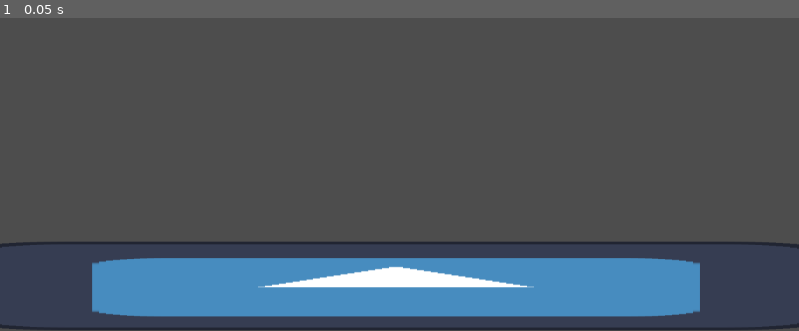
Above: before the commit, frame 1.
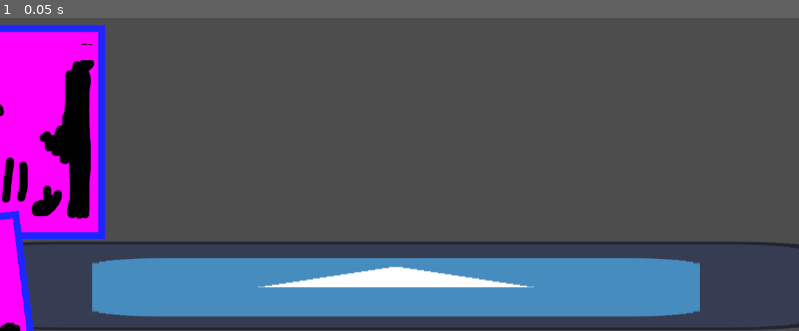
Above: after the commit, the same moment.

Repository: thecaptaincarrot/GMTK-2024-Game-Jam
Game: Godot game, scene res://Stages/test.tscn
The game is run twice, just before and just after one commit, with the same random seed, the same clock (stepped at 60 frames per second) and the same inputs. This scene is started directly instead of the project's main scene. The engine's default icon, where the game draws it, is replaced by a stand-in: a white triangle on a blue panel in a dark square.
Inputs:
- Up to frame 1 (0.05 s): no input

The runs differ from the first frame. In frame 1, 10% of the frame differs, in the area x 0-14%, y 2-100%.

Commit message:
Fear the dragon of placeholder textures

Diff:
--- a/Entities/Enemies/Dragon/Dragon.tscn
+++ b/Entities/Enemies/Dragon/Dragon.tscn
@@ -7,175 +7,31 @@
 [ext_resource type="Script" path="res://Classes/hurtbox_component.gd" id="4_pakg3"]
 [ext_resource type="Script" path="res://Entities/Enemies/Dragon/States/DeadState.gd" id="4_vppk3"]
 [ext_resource type="Script" path="res://Entities/Enemies/Dragon/BiteState.gd" id="5_vyu4a"]
-[ext_resource type="Texture2D" uid="uid://gxjrl6xw1jg5" path="res://icon.svg" id="7_7fdxh"]
+[ext_resource type="Texture2D" uid="uid://dy445ji2y2rai" path="res://Textures/dragon_atlas_guide.png" id="8_owwcf"]
 
 [sub_resource type="Animation" id="Animation_xnciy"]
 length = 0.001
 tracks/0/type = "value"
 tracks/0/imported = false
 tracks/0/enabled = true
-tracks/0/path = NodePath("IKTargets/headTarget:position")
-tracks/0/interp = 1
+tracks/0/path = NodePath("HitboxComponent/Stomper:disabled")
+tracks/0/interp = 0
 tracks/0/loop_wrap = true
 tracks/0/keys = {
-"times": PackedFloat32Array(0),
-"transitions": PackedFloat32Array(1),
-"update": 0,
-"values": [Vector2(-190, -271)]
-}
-tracks/1/type = "value"
-tracks/1/imported = false
-tracks/1/enabled = true
-tracks/1/path = NodePath("IKTargets/headTarget/headLookAt:position")
-tracks/1/interp = 1
-tracks/1/loop_wrap = true
-tracks/1/keys = {
-"times": PackedFloat32Array(0),
-"transitions": PackedFloat32Array(1),
-"update": 0,
-"values": [Vector2(0, 78)]
-}
-tracks/2/type = "value"
-tracks/2/imported = false
-tracks/2/enabled = true
-tracks/2/path = NodePath("IKTargets/footRTarget/footRLookAt:position")
-tracks/2/interp = 1
-tracks/2/loop_wrap = true
-tracks/2/keys = {
-"times": PackedFloat32Array(0),
-"transitions": PackedFloat32Array(1),
-"update": 0,
-"values": [Vector2(-205, 0)]
-}
-tracks/3/type = "value"
-tracks/3/imported = false
-tracks/3/enabled = true
-tracks/3/path = NodePath("IKTargets/footRTarget/footRLookAt:rotation")
-tracks/3/interp = 1
-tracks/3/loop_wrap = true
-tracks/3/keys = {
-"times": PackedFloat32Array(0),
-"transitions": PackedFloat32Array(1),
-"update": 0,
-"values": [0.0]
-}
-tracks/4/type = "value"
-tracks/4/imported = false
-tracks/4/enabled = true
-tracks/4/path = NodePath("IKTargets/footLTarget:position")
-tracks/4/interp = 1
-tracks/4/loop_wrap = true
-tracks/4/keys = {
-"times": PackedFloat32Array(0),
-"transitions": PackedFloat32Array(1),
-"update": 0,
-"values": [Vector2(-89, 15)]
-}
-tracks/5/type = "value"
-tracks/5/imported = false
-tracks/5/enabled = true
-tracks/5/path = NodePath("IKTargets/footLTarget:rotation")
-tracks/5/interp = 1
-tracks/5/loop_wrap = true
-tracks/5/keys = {
-"times": PackedFloat32Array(0),
-"transitions": PackedFloat32Array(1),
-"update": 0,
-"values": [0.0]
-}
-tracks/6/type = "value"
-tracks/6/imported = false
-tracks/6/enabled = true
-tracks/6/path = NodePath("IKTargets/footLTarget/footLLookAt:position")
-tracks/6/interp = 1
-tracks/6/loop_wrap = true
-tracks/6/keys = {
-"times": PackedFloat32Array(0),
-"transitions": PackedFloat32Array(1),
-"update": 0,
-"values": [Vector2(-187, 9)]
-}
-tracks/7/type = "value"
-tracks/7/imported = false
-tracks/7/enabled = true
-tracks/7/path = NodePath("IKTargets/footLTarget/footLLookAt:rotation")
-tracks/7/interp = 1
-tracks/7/loop_wrap = true
-tracks/7/keys = {
-"times": PackedFloat32Array(0),
-"transitions": PackedFloat32Array(1),
-"update": 0,
-"values": [0.0]
-}
-tracks/8/type = "value"
-tracks/8/imported = false
-tracks/8/enabled = true
-tracks/8/path = NodePath("IKTargets/footRTarget:position")
-tracks/8/interp = 1
-tracks/8/loop_wrap = true
-tracks/8/keys = {
-"times": PackedFloat32Array(0),
-"transitions": PackedFloat32Array(1),
-"update": 0,
-"values": [Vector2(-56, 17)]
-}
-tracks/9/type = "value"
-tracks/9/imported = false
-tracks/9/enabled = true
-tracks/9/path = NodePath("IKTargets/footRTarget:rotation")
-tracks/9/interp = 1
-tracks/9/loop_wrap = true
-tracks/9/keys = {
-"times": PackedFloat32Array(0),
-"transitions": PackedFloat32Array(1),
-"update": 0,
-"values": [0.0]
-}
-tracks/10/type = "value"
-tracks/10/imported = false
-tracks/10/enabled = true
-tracks/10/path = NodePath("HitboxComponent/Stomper:disabled")
-tracks/10/interp = 0
-tracks/10/loop_wrap = true
-tracks/10/keys = {
 "times": PackedFloat32Array(0),
 "transitions": PackedFloat32Array(1),
 "update": 1,
 "values": [true]
 }
-tracks/11/type = "value"
-tracks/11/imported = false
-tracks/11/enabled = true
-tracks/11/path = NodePath("IKTargets/headTarget/headLookAt:rotation")
-tracks/11/interp = 1
-tracks/11/loop_wrap = true
-tracks/11/keys = {
-"times": PackedFloat32Array(0),
-"transitions": PackedFloat32Array(1),
-"update": 0,
-"values": [0.0]
-}
-tracks/12/type = "value"
-tracks/12/imported = false
-tracks/12/enabled = true
-tracks/12/path = NodePath("IKTargets/headTarget:rotation")
-tracks/12/interp = 1
-tracks/12/loop_wrap = true
-tracks/12/keys = {
-"times": PackedFloat32Array(0),
-"transitions": PackedFloat32Array(1),
-"update": 0,
-"values": [0.0]
-}
+
+[sub_resource type="Animation" id="Animation_vu1bn"]
+resource_name = "bite"
 
 [sub_resource type="Animation" id="Animation_4x5e8"]
 resource_name = "universal_idle"
 
 [sub_resource type="Animation" id="Animation_vo41p"]
 resource_name = "universal_stomp"
-
-[sub_resource type="Animation" id="Animation_vu1bn"]
-resource_name = "bite"
 
 [sub_resource type="AnimationLibrary" id="AnimationLibrary_fhkft"]
 _data = {
@@ -298,7 +154,7 @@
 }
 
 [node name="Stomper" type="CollisionShape2D" parent="Beast/HitboxComponent" index="0"]
-position = Vector2(-146.926, 17.7879)
+position = Vector2(-407.924, 690.788)
 rotation = 2.88471
 scale = Vector2(0.999931, 0.999931)
 shape = SubResource("CircleShape2D_krs6l")
@@ -320,10 +176,11 @@
 rest = Transform2D(1, 0, 0, 1, 0, -131)
 
 [node name="RemoteTransform2D" type="RemoteTransform2D" parent="Beast/SkeletonComponent/body1"]
+position = Vector2(-92, 54)
 remote_path = NodePath("../../../Sprites/body1")
 
 [node name="body2" type="Bone2D" parent="Beast/SkeletonComponent/body1"]
-position = Vector2(-86, -20)
+position = Vector2(-336, -136)
 rotation = 0.385832
 rest = Transform2D(0.926486, 0.37633, -0.37633, 0.926486, -86, -20)
 
@@ -331,66 +188,77 @@
 remote_path = NodePath("../../../../Sprites/body2")
 
 [node name="neck1" type="Bone2D" parent="Beast/SkeletonComponent/body1/body2"]
-position = Vector2(-57.001, -34.001)
+position = Vector2(-83.6652, -123.601)
 rotation = -1.22814
 scale = Vector2(0.999996, 0.999996)
 rest = Transform2D(0.335989, -0.941862, 0.941862, 0.335989, -57.001, -34.001)
 
 [node name="RemoteTransform2D" type="RemoteTransform2D" parent="Beast/SkeletonComponent/body1/body2/neck1"]
+position = Vector2(99.4842, -92.7803)
+rotation = 0.730362
 remote_path = NodePath("../../../../../Sprites/neck1")
 
 [node name="neck2" type="Bone2D" parent="Beast/SkeletonComponent/body1/body2/neck1"]
-position = Vector2(63.2159, -14.8364)
+position = Vector2(219.781, -202.789)
 rotation = 1.38963
 scale = Vector2(0.999998, 0.999998)
 rest = Transform2D(0.180177, 0.983632, -0.983632, 0.180177, 63.2159, -14.8364)
 
 [node name="RemoteTransform2D" type="RemoteTransform2D" parent="Beast/SkeletonComponent/body1/body2/neck1/neck2"]
+position = Vector2(-83.8487, -47.2706)
+rotation = -1.03619
 remote_path = NodePath("../../../../../../Sprites/neck2")
 
 [node name="neck3" type="Bone2D" parent="Beast/SkeletonComponent/body1/body2/neck1/neck2"]
-position = Vector2(-47.8745, -3.61382)
-rotation = -0.0577674
+position = Vector2(-210.037, -165.938)
+rotation = 0.329474
 scale = Vector2(0.999994, 0.999994)
 rest = Transform2D(0.998326, -0.0577349, 0.0577349, 0.998326, -47.8745, -3.61382)
 
 [node name="RemoteTransform2D" type="RemoteTransform2D" parent="Beast/SkeletonComponent/body1/body2/neck1/neck2/neck3"]
+position = Vector2(-90.6781, 74.3761)
+rotation = -1.9501
 remote_path = NodePath("../../../../../../../Sprites/neck3")
 
 [node name="head" type="Bone2D" parent="Beast/SkeletonComponent/body1/body2/neck1/neck2/neck3"]
-position = Vector2(-35.3667, 33.5746)
-rotation = -2.37668
-scale = Vector2(0.999988, 0.999988)
+position = Vector2(-252.366, 170.724)
+rotation = 3.01214
+scale = Vector2(1.00001, 1.00001)
 rest = Transform2D(0.638678, -0.769496, 0.769496, 0.638678, -35.3667, 33.5746)
 metadata/_local_pose_override_enabled_ = true
 
 [node name="RemoteTransform2D" type="RemoteTransform2D" parent="Beast/SkeletonComponent/body1/body2/neck1/neck2/neck3/head"]
+rotation = 2.06162
 remote_path = NodePath("../../../../../../../../Sprites/head")
 
 [node name="legR" type="Bone2D" parent="Beast/SkeletonComponent/body1"]
-position = Vector2(-61, 23)
-rotation = -0.299184
-scale = Vector2(0.999925, 0.999925)
+position = Vector2(-55, 194)
+rotation = -1.53502
+scale = Vector2(0.999924, 0.999924)
 rest = Transform2D(0.933707, -0.357815, 0.357815, 0.933707, -61, 23)
 metadata/_local_pose_override_enabled_ = true
 
 [node name="RemoteTransform2D" type="RemoteTransform2D" parent="Beast/SkeletonComponent/body1/legR"]
+position = Vector2(-168.764, 24.2467)
+rotation = 1.41198
 remote_path = NodePath("../../../../Sprites/legR")
 
 [node name="shinR" type="Bone2D" parent="Beast/SkeletonComponent/body1/legR"]
-position = Vector2(31.6396, 50.2908)
-rotation = -0.128844
-scale = Vector2(0.999981, 0.999981)
+position = Vector2(-332.615, 51.6336)
+rotation = 1.33734
+scale = Vector2(0.99998, 0.99998)
 rest = Transform2D(0.975094, 0.221569, -0.221569, 0.975094, 31.6394, 50.2907)
 metadata/_local_pose_override_enabled_ = true
 
 [node name="RemoteTransform2D" type="RemoteTransform2D" parent="Beast/SkeletonComponent/body1/legR/shinR"]
+position = Vector2(-94.0576, 100.861)
+rotation = 0.714604
 remote_path = NodePath("../../../../../Sprites/shinR")
 
 [node name="footR" type="Bone2D" parent="Beast/SkeletonComponent/body1/legR/shinR"]
-position = Vector2(-54.807, 82.4286)
-rotation = -2.70057
-scale = Vector2(0.999993, 0.999993)
+position = Vector2(-263.467, 303.113)
+rotation = -2.9432
+scale = Vector2(0.999992, 0.999992)
 rest = Transform2D(-0.989867, -0.142042, 0.142042, -0.989867, -54.8059, 82.4268)
 auto_calculate_length_and_angle = false
 length = 100.0
@@ -398,32 +266,38 @@
 metadata/_local_pose_override_enabled_ = true
 
 [node name="RemoteTransform2D" type="RemoteTransform2D" parent="Beast/SkeletonComponent/body1/legR/shinR/footR"]
+position = Vector2(44.3551, -1.41482)
+rotation = 3.14159
 remote_path = NodePath("../../../../../../Sprites/footR")
 
 [node name="legL" type="Bone2D" parent="Beast/SkeletonComponent/body1"]
-position = Vector2(-57, 32)
-rotation = -0.813743
-scale = Vector2(0.999926, 0.999926)
+position = Vector2(-98, 228)
+rotation = -1.1607
+scale = Vector2(0.999913, 0.999913)
 rest = Transform2D(0.733125, -0.679983, 0.679983, 0.733125, -57, 32)
 metadata/_local_pose_override_enabled_ = true
 
 [node name="RemoteTransform2D" type="RemoteTransform2D" parent="Beast/SkeletonComponent/body1/legL"]
+position = Vector2(-144.123, 1.93186)
+rotation = 1.57079
 remote_path = NodePath("../../../../Sprites/legL")
 
 [node name="shinL" type="Bone2D" parent="Beast/SkeletonComponent/body1/legL"]
-position = Vector2(-11.5829, 58.5507)
-rotation = 0.703361
-scale = Vector2(0.999986, 0.999986)
+position = Vector2(-296.5, 50.7584)
+rotation = 1.25927
+scale = Vector2(0.999967, 0.999967)
 rest = Transform2D(0.640265, 0.768116, -0.768116, 0.640265, -11.5827, 58.5506)
 metadata/_local_pose_override_enabled_ = true
 
 [node name="RemoteTransform2D" type="RemoteTransform2D" parent="Beast/SkeletonComponent/body1/legL/shinL"]
+position = Vector2(-79.9006, 156.759)
+rotation = 0.390744
 remote_path = NodePath("../../../../../Sprites/shinL")
 
 [node name="footL" type="Bone2D" parent="Beast/SkeletonComponent/body1/legL/shinL"]
-position = Vector2(-54.7352, 70.7807)
-rotation = -3.03121
-scale = Vector2(0.999966, 0.999966)
+position = Vector2(-170.002, 357.064)
+rotation = -3.05413
+scale = Vector2(0.999963, 0.999963)
 rest = Transform2D(-0.984491, 0.175296, -0.175296, -0.984491, -54.7337, 70.779)
 auto_calculate_length_and_angle = false
 length = 100.0
@@ -431,6 +305,8 @@
 metadata/_local_pose_override_enabled_ = true
 
 [node name="RemoteTransform2D" type="RemoteTransform2D" parent="Beast/SkeletonComponent/body1/legL/shinL/footL"]
+position = Vector2(46.5985, -6.49068)
+rotation = -3.14159
 remote_path = NodePath("../../../../../../Sprites/footL")
 
 [node name="HitboxTransform" type="RemoteTransform2D" parent="Beast/SkeletonComponent/body1/legL/shinL/footL"]
@@ -440,95 +316,115 @@
 update_rotation = false
 update_scale = false
 
-[node name="Sprites" parent="Beast" index="5"]
-visible = false
-
 [node name="body1" type="Sprite2D" parent="Beast/Sprites" index="0"]
-position = Vector2(0, -131)
-texture = ExtResource("7_7fdxh")
+position = Vector2(-92, -77)
+texture = ExtResource("8_owwcf")
+region_enabled = true
+region_rect = Rect2(526, 29, 484, 310)
 
 [node name="body2" type="Sprite2D" parent="Beast/Sprites" index="1"]
-position = Vector2(-86, -151)
+position = Vector2(-336, -267)
 rotation = 0.385832
-texture = ExtResource("7_7fdxh")
+texture = ExtResource("8_owwcf")
+region_enabled = true
+region_rect = Rect2(640, 341, 256, 257)
 
 [node name="neck1" type="Sprite2D" parent="Beast/Sprites" index="2"]
-position = Vector2(-126.015, -203.953)
-rotation = -0.842308
+position = Vector2(-370, -549)
+rotation = -0.111946
 scale = Vector2(0.999996, 0.999996)
-texture = ExtResource("7_7fdxh")
+texture = ExtResource("8_owwcf")
+region_enabled = true
+region_rect = Rect2(341, 682, 171, 342)
 
 [node name="neck2" type="Sprite2D" parent="Beast/Sprites" index="3"]
-position = Vector2(-95.0003, -261)
-rotation = 0.547322
+position = Vector2(-419, -796)
+rotation = -0.488866
 scale = Vector2(0.999994, 0.999994)
-texture = ExtResource("7_7fdxh")
+texture = ExtResource("8_owwcf")
+region_enabled = true
+region_rect = Rect2(341, 384, 171, 256)
 
 [node name="neck3" type="Sprite2D" parent="Beast/Sprites" index="4"]
-position = Vector2(-134, -289)
-rotation = 0.489555
+position = Vector2(-580.17, -985.132)
+rotation = -1.07331
 scale = Vector2(0.999988, 0.999988)
-texture = ExtResource("7_7fdxh")
+texture = ExtResource("8_owwcf")
+region_enabled = true
+region_rect = Rect2(341, 26, 171, 316)
 
 [node name="head" type="Sprite2D" parent="Beast/Sprites" index="5"]
-position = Vector2(-181, -276)
-rotation = -0.388477
-scale = Vector2(1.00001, 1.00001)
-texture = ExtResource("7_7fdxh")
+position = Vector2(-757.649, -1047.79)
+rotation = -0.870726
+scale = Vector2(1.00002, 1.00002)
+texture = ExtResource("8_owwcf")
+region_enabled = true
+region_rect = Rect2(765, 607, 259, 208)
 
 [node name="legL" type="Sprite2D" parent="Beast/Sprites" index="6"]
-position = Vector2(-57, -99)
-rotation = -0.747809
-scale = Vector2(0.999925, 0.999925)
-texture = ExtResource("7_7fdxh")
+position = Vector2(-112.756, 240.366)
+rotation = 0.115958
+scale = Vector2(0.999913, 0.999913)
+texture = ExtResource("8_owwcf")
+region_enabled = true
+region_rect = Rect2(85, 26, 171, 375)
 
 [node name="shinL" type="Sprite2D" parent="Beast/Sprites" index="7"]
-position = Vector2(-25.6782, -48.199)
-rotation = 0.12812
-scale = Vector2(0.999896, 0.999896)
-texture = ExtResource("7_7fdxh")
+position = Vector2(-204.626, 523.395)
+rotation = 0.691479
+scale = Vector2(0.99988, 0.99988)
+texture = ExtResource("8_owwcf")
+region_enabled = true
+region_rect = Rect2(85, 426, 171, 319)
 
 [node name="footL" type="Sprite2D" parent="Beast/Sprites" index="8"]
-position = Vector2(-89, 15)
-rotation = 3.0935
-scale = Vector2(0.999871, 0.999871)
-texture = ExtResource("7_7fdxh")
+position = Vector2(-396.226, 696.722)
+rotation = -0.0480863
+scale = Vector2(0.999852, 0.999852)
+texture = ExtResource("8_owwcf")
+region_enabled = true
+region_rect = Rect2(42, 768, 257, 256)
 
 [node name="legR" type="Sprite2D" parent="Beast/Sprites" index="9"]
-position = Vector2(-61, -108)
-rotation = -0.365957
-scale = Vector2(0.99992, 0.99992)
-texture = ExtResource("7_7fdxh")
+position = Vector2(-36.665, 232.496)
+rotation = -0.123872
+scale = Vector2(0.999926, 0.999926)
+texture = ExtResource("8_owwcf")
+region_enabled = true
+region_rect = Rect2(85, 26, 171, 375)
 
 [node name="shinR" type="Sprite2D" parent="Beast/Sprites" index="10"]
-position = Vector2(-13.4633, -72.3642)
-rotation = -0.142523
-scale = Vector2(0.999871, 0.999871)
-texture = ExtResource("7_7fdxh")
+position = Vector2(-87.4955, 514.508)
+rotation = 0.517477
+scale = Vector2(0.999904, 0.999904)
+texture = ExtResource("8_owwcf")
+region_enabled = true
+region_rect = Rect2(85, 426, 171, 319)
 
 [node name="footR" type="Sprite2D" parent="Beast/Sprites" index="11"]
-position = Vector2(-56, 17)
-rotation = -3.14159
-scale = Vector2(0.999877, 0.999877)
-texture = ExtResource("7_7fdxh")
+position = Vector2(-258.351, 747.415)
+scale = Vector2(0.999897, 0.999897)
+texture = ExtResource("8_owwcf")
+region_enabled = true
+region_rect = Rect2(42, 768, 257, 256)
 
 [node name="footLTarget" type="Node2D" parent="Beast/IKTargets" index="0"]
-position = Vector2(-89, 15)
+position = Vector2(-350, 688)
 
 [node name="footLLookAt" type="Node2D" parent="Beast/IKTargets/footLTarget"]
 position = Vector2(-187, 9)
 
 [node name="footRTarget" type="Node2D" parent="Beast/IKTargets" index="1"]
-position = Vector2(-56, 17)
+position = Vector2(-214, 746)
 
 [node name="footRLookAt" type="Node2D" parent="Beast/IKTargets/footRTarget"]
 position = Vector2(-205, 0)
 
 [node name="headTarget" type="Node2D" parent="Beast/IKTargets" index="2"]
-position = Vector2(-190, -271)
+position = Vector2(-784, -738)
 
 [node name="headLookAt" type="Node2D" parent="Beast/IKTargets/headTarget"]
-position = Vector2(0, 78)
+position = Vector2(-310, 140)
 
 [node name="GooblinLeapTarget" parent="Beast" index="7"]
 position = Vector2(-284, -67)
Binary file added: Textures/dragon_atlas_guide.png
Not shown, added: Textures/dragon_atlas_guide.png.import
